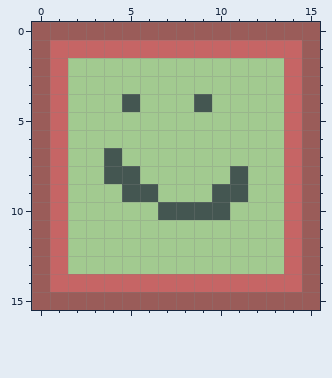
File history of a pixel-art sprite, sprites/sHitbox/8775fbe3-0700-410a-88e0-4e88a913a219.png. Above is the file before it was changed.
The file is 16x16 pixels.
Now the later version:
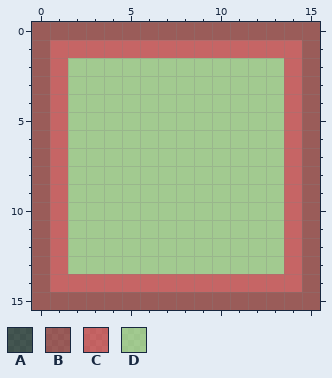
Palette (. is transparent): A #0000008c  B #9e0b0f8c  C #ee1c248c  D #acd4738c
Edits made:
y 4: x 5 A -> D; x 9 A -> D
y 7: x 4 A -> D
y 8: x 4..5 AA -> DD; x 11 A -> D
y 9: x 5..6 AA -> DD; x 10..11 AA -> DD
y 10: x 7..10 AAAA -> DDDD
Changed places in both pictures, as pixel boxes (x1, y1, x2, y2):
changed: (104, 94, 248, 220)
